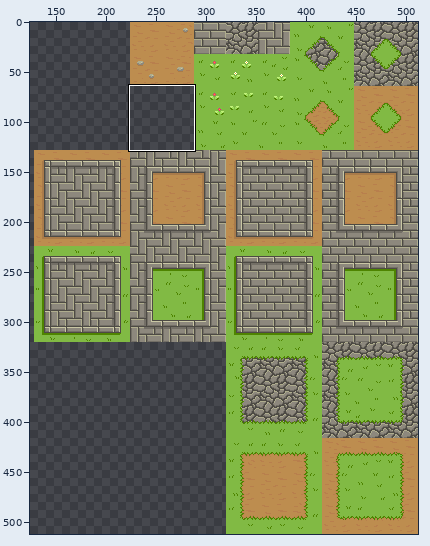
Edited in one commit: sprite sheet (LD47/Assets/Sprites/Worldgeneration/Tiles/Nature.png). Above, an overview of the earlier version with the close-up marked.
Close-up. Before the edit:
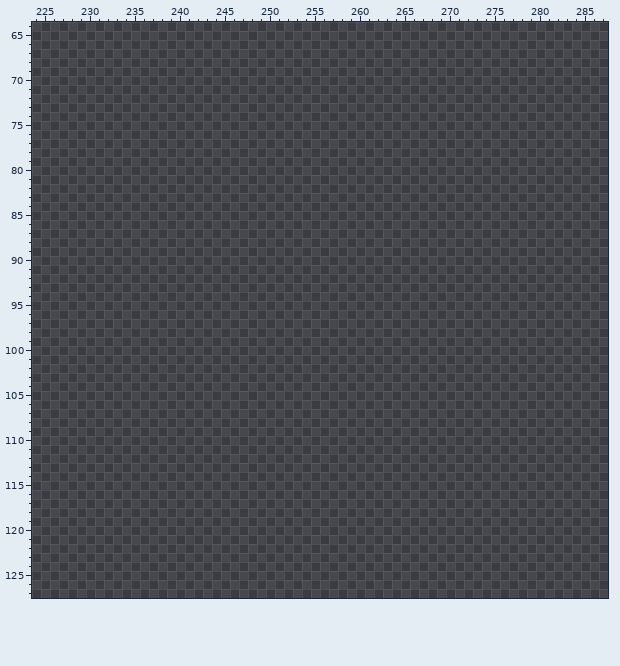
The file is 512x512 pixels. Shown: x 224..287, y 64..127. The wide view leaves out empty margins.
Now the later version:
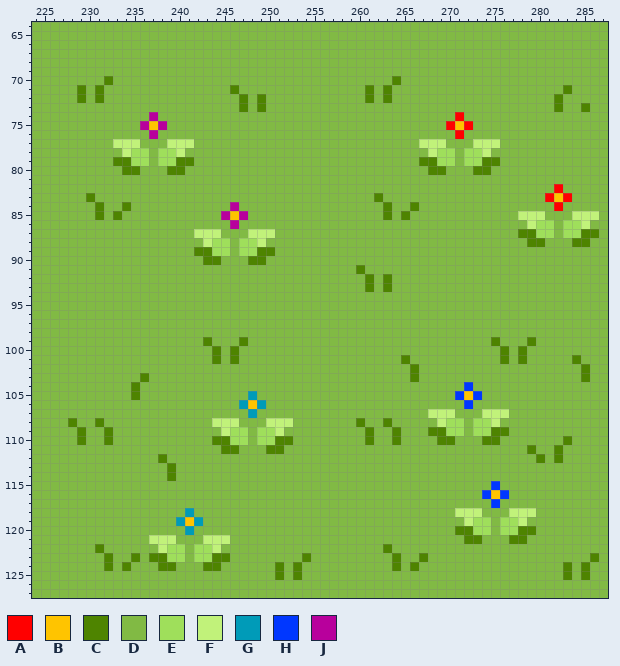
Palette (. is transparent): A #ff0000  B #ffc400  C #4e8400  D #81ba44  E #9fdf5b  F #c1f27a  G #009bb8  H #0037ff  J #b8009c
Commit message: Add more different colored flowers
The exact change:
Changed rows in their new state; - is an unchanged pixel.
first column x 224:
 64 DDDDDDDDDDDDDDDDDDDDDDDDDDDDDDDDDDDDDDDDDDDDDDDDDDDDDDDDDDDDDDDD
 65 DDDDDDDDDDDDDDDDDDDDDDDDDDDDDDDDDDDDDDDDDDDDDDDDDDDDDDDDDDDDDDDD
 66 DDDDDDDDDDDDDDDDDDDDDDDDDDDDDDDDDDDDDDDDDDDDDDDDDDDDDDDDDDDDDDDD
 67 DDDDDDDDDDDDDDDDDDDDDDDDDDDDDDDDDDDDDDDDDDDDDDDDDDDDDDDDDDDDDDDD
 68 DDDDDDDDDDDDDDDDDDDDDDDDDDDDDDDDDDDDDDDDDDDDDDDDDDDDDDDDDDDDDDDD
 69 DDDDDDDDDDDDDDDDDDDDDDDDDDDDDDDDDDDDDDDDDDDDDDDDDDDDDDDDDDDDDDDD
 70 DDDDDDDDCDDDDDDDDDDDDDDDDDDDDDDDDDDDDDDDCDDDDDDDDDDDDDDDDDDDDDDD
 71 DDDDDCDCDDDDDDDDDDDDDDCDDDDDDDDDDDDDDCDCDDDDDDDDDDDDDDDDDDDCDDDD
 72 DDDDDCDCDDDDDDDDDDDDDDDCDCDDDDDDDDDDDCDCDDDDDDDDDDDDDDDDDDCDDDDD
 73 DDDDDDDDDDDDDDDDDDDDDDDCDCDDDDDDDDDDDDDDDDDDDDDDDDDDDDDDDDCDDCDD
 74 DDDDDDDDDDDDDJDDDDDDDDDDDDDDDDDDDDDDDDDDDDDDDDDADDDDDDDDDDDDDDDD
 75 DDDDDDDDDDDDJBJDDDDDDDDDDDDDDDDDDDDDDDDDDDDDDDABADDDDDDDDDDDDDDD
 76 DDDDDDDDDDDDDJDDDDDDDDDDDDDDDDDDDDDDDDDDDDDDDDDADDDDDDDDDDDDDDDD
 77 DDDDDDDDDFFFDDDFFFDDDDDDDDDDDDDDDDDDDDDDDDDFFFDDDFFFDDDDDDDDDDDD
 78 DDDDDDDDDDFEEDEEFDDDDDDDDDDDDDDDDDDDDDDDDDDDFEEDEEFDDDDDDDDDDDDD
 79 DDDDDDDDDCCEEDEECCDDDDDDDDDDDDDDDDDDDDDDDDDCCEEDEECCDDDDDDDDDDDD
 80 DDDDDDDDDDCCDDDCCDDDDDDDDDDDDDDDDDDDDDDDDDDDCCDDDCCDDDDDDDDDDDDD
 81 DDDDDDDDDDDDDDDDDDDDDDDDDDDDDDDDDDDDDDDDDDDDDDDDDDDDDDDDDDDDDDDD
 82 DDDDDDDDDDDDDDDDDDDDDDDDDDDDDDDDDDDDDDDDDDDDDDDDDDDDDDDDDDADDDDD
 83 DDDDDDCDDDDDDDDDDDDDDDDDDDDDDDDDDDDDDDCDDDDDDDDDDDDDDDDDDABADDDD
 84 DDDDDDDCDDCDDDDDDDDDDDJDDDDDDDDDDDDDDDDCDDCDDDDDDDDDDDDDDDADDDDD
 85 DDDDDDDCDCDDDDDDDDDDDJBJDDDDDDDDDDDDDDDCDCDDDDDDDDDDDDFFFDDDFFFD
 86 DDDDDDDDDDDDDDDDDDDDDDJDDDDDDDDDDDDDDDDDDDDDDDDDDDDDDDDFEEDEEFDD
 87 DDDDDDDDDDDDDDDDDDFFFDDDFFFDDDDDDDDDDDDDDDDDDDDDDDDDDDCCEEDEECCD
 88 DDDDDDDDDDDDDDDDDDDFEEDEEFDDDDDDDDDDDDDDDDDDDDDDDDDDDDDCCDDDCCDD
 89 DDDDDDDDDDDDDDDDDDCCEEDEECCDDDDDDDDDDDDDDDDDDDDDDDDDDDDDDDDDDDDD
 90 DDDDDDDDDDDDDDDDDDDCCDDDCCDDDDDDDDDDDDDDDDDDDDDDDDDDDDDDDDDDDDDD
 91 DDDDDDDDDDDDDDDDDDDDDDDDDDDDDDDDDDDDCDDDDDDDDDDDDDDDDDDDDDDDDDDD
 92 DDDDDDDDDDDDDDDDDDDDDDDDDDDDDDDDDDDDDCDCDDDDDDDDDDDDDDDDDDDDDDDD
 93 DDDDDDDDDDDDDDDDDDDDDDDDDDDDDDDDDDDDDCDCDDDDDDDDDDDDDDDDDDDDDDDD
 94 DDDDDDDDDDDDDDDDDDDDDDDDDDDDDDDDDDDDDDDDDDDDDDDDDDDDDDDDDDDDDDDD
 95 DDDDDDDDDDDDDDDDDDDDDDDDDDDDDDDDDDDDDDDDDDDDDDDDDDDDDDDDDDDDDDDD
 96 DDDDDDDDDDDDDDDDDDDDDDDDDDDDDDDDDDDDDDDDDDDDDDDDDDDDDDDDDDDDDDDD
 97 DDDDDDDDDDDDDDDDDDDDDDDDDDDDDDDDDDDDDDDDDDDDDDDDDDDDDDDDDDDDDDDD
 98 DDDDDDDDDDDDDDDDDDDDDDDDDDDDDDDDDDDDDDDDDDDDDDDDDDDDDDDDDDDDDDDD
 99 DDDDDDDDDDDDDDDDDDDCDDDCDDDDDDDDDDDDDDDDDDDDDDDDDDDCDDDCDDDDDDDD
100 DDDDDDDDDDDDDDDDDDDDCDCDDDDDDDDDDDDDDDDDDDDDDDDDDDDDCDCDDDDDDDDD
101 DDDDDDDDDDDDDDDDDDDDCDCDDDDDDDDDDDDDDDDDDCDDDDDDDDDDCDCDDDDDCDDD
102 DDDDDDDDDDDDDDDDDDDDDDDDDDDDDDDDDDDDDDDDDDCDDDDDDDDDDDDDDDDDDCDD
103 DDDDDDDDDDDDCDDDDDDDDDDDDDDDDDDDDDDDDDDDDDCDDDDDDDDDDDDDDDDDDCDD
104 DDDDDDDDDDDCDDDDDDDDDDDDDDDDDDDDDDDDDDDDDDDDDDDDHDDDDDDDDDDDDDDD
105 DDDDDDDDDDDCDDDDDDDDDDDDGDDDDDDDDDDDDDDDDDDDDDDHBHDDDDDDDDDDDDDD
106 DDDDDDDDDDDDDDDDDDDDDDDGBGDDDDDDDDDDDDDDDDDDDDDDHDDDDDDDDDDDDDDD
107 DDDDDDDDDDDDDDDDDDDDDDDDGDDDDDDDDDDDDDDDDDDDFFFDDDFFFDDDDDDDDDDD
108 DDDDCDDCDDDDDDDDDDDDFFFDDDFFFDDDDDDDCDDCDDDDDFEEDEEFDDDDDDDDDDDD
109 DDDDDCDDCDDDDDDDDDDDDFEEDEEFDDDDDDDDDCDDCDDDCCEEDEECCDDDDDDDDDDD
110 DDDDDCDDCDDDDDDDDDDDCCEEDEECCDDDDDDDDCDDCDDDDCCDDDCCDDDDDDDCDDDD
111 DDDDDDDDDDDDDDDDDDDDDCCDDDCCDDDDDDDDDDDDDDDDDDDDDDDDDDDCDDCDDDDD
112 DDDDDDDDDDDDDDCDDDDDDDDDDDDDDDDDDDDDDDDDDDDDDDDDDDDDDDDDCDCDDDDD
113 DDDDDDDDDDDDDDDCDDDDDDDDDDDDDDDDDDDDDDDDDDDDDDDDDDDDDDDDDDDDDDDD
114 DDDDDDDDDDDDDDDCDDDDDDDDDDDDDDDDDDDDDDDDDDDDDDDDDDDDDDDDDDDDDDDD
115 DDDDDDDDDDDDDDDDDDDDDDDDDDDDDDDDDDDDDDDDDDDDDDDDDDDHDDDDDDDDDDDD
116 DDDDDDDDDDDDDDDDDDDDDDDDDDDDDDDDDDDDDDDDDDDDDDDDDDHBHDDDDDDDDDDD
117 DDDDDDDDDDDDDDDDDDDDDDDDDDDDDDDDDDDDDDDDDDDDDDDDDDDHDDDDDDDDDDDD
118 DDDDDDDDDDDDDDDDDGDDDDDDDDDDDDDDDDDDDDDDDDDDDDDFFFDDDFFFDDDDDDDD
119 DDDDDDDDDDDDDDDDGBGDDDDDDDDDDDDDDDDDDDDDDDDDDDDDFEEDEEFDDDDDDDDD
120 DDDDDDDDDDDDDDDDDGDDDDDDDDDDDDDDDDDDDDDDDDDDDDDCCEEDEECCDDDDDDDD
121 DDDDDDDDDDDDDFFFDDDFFFDDDDDDDDDDDDDDDDDDDDDDDDDDCCDDDCCDDDDDDDDD
122 DDDDDDDCDDDDDDFEEDEEFDDDDDDDDDDDDDDDDDDCDDDDDDDDDDDDDDDDDDDDDDDD
123 DDDDDDDDCDDCDCCEEDEECCDDDDDDDDCDDDDDDDDDCDDCDDDDDDDDDDDDDDDDDDCD
124 DDDDDDDDCDCDDDCCDDDCCDDDDDDCDCDDDDDDDDDDCDCDDDDDDDDDDDDDDDDCDCDD
125 DDDDDDDDDDDDDDDDDDDDDDDDDDDCDCDDDDDDDDDDDDDDDDDDDDDDDDDDDDDCDCDD
126 DDDDDDDDDDDDDDDDDDDDDDDDDDDDDDDDDDDDDDDDDDDDDDDDDDDDDDDDDDDDDDDD
127 DDDDDDDDDDDDDDDDDDDDDDDDDDDDDDDDDDDDDDDDDDDDDDDDDDDDDDDDDDDDDDDD
